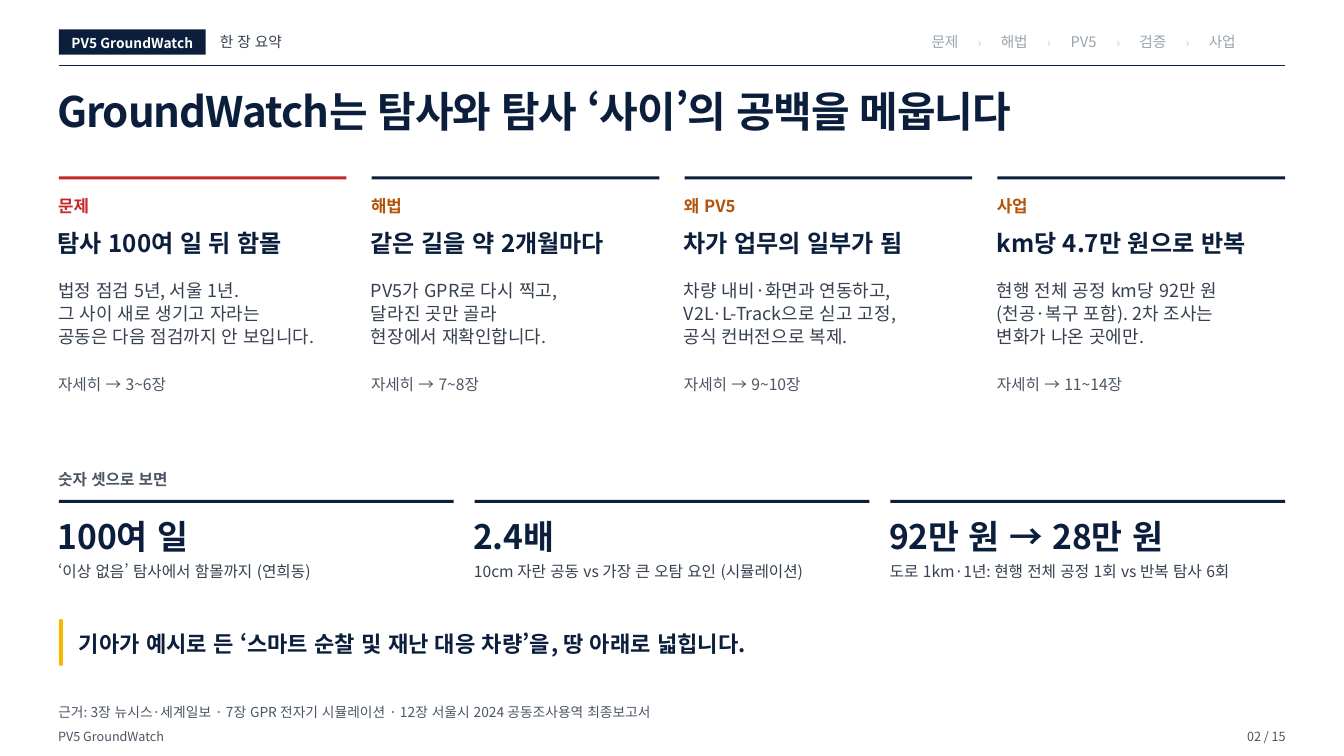
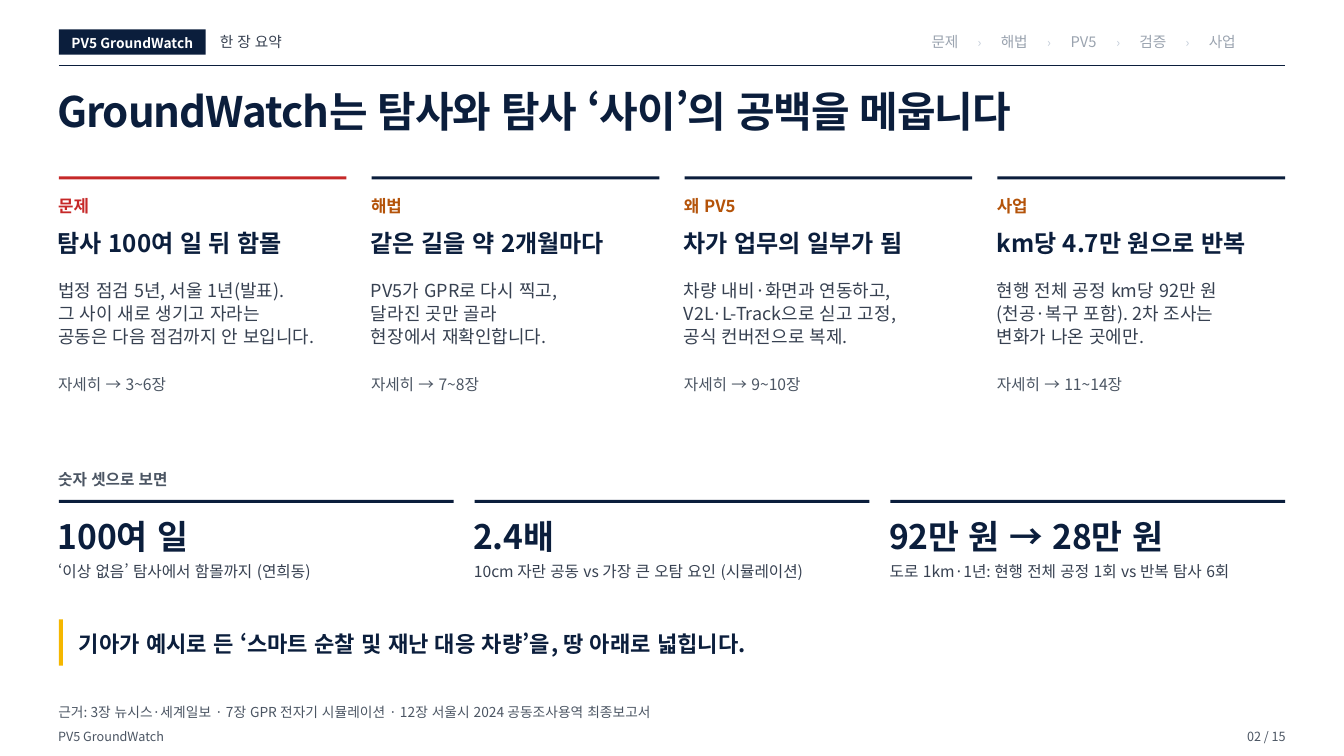
Before and after one commit to woojin-choe/pv5-hose-lab, a slide deck: slide 2 of ppt_all/PV5_GroundWatch_10_23.pptx. Drawn at 1344x756 pixels with LibreOffice and Linux fonts; fonts in the diff are those of the drawing. Boxes give left, top, right and bottom in pixels: in the first picture for what was removed or moved away, otherwise in the second. Text is boxed around its words. In the diff, an @@ line names an element or a change of style, - is before the commit and + after.

```diff
--- a/ppt_all/PV5_GroundWatch_10_23.pptx
+++ b/ppt_all/PV5_GroundWatch_10_23.pptx
@@ text at box(58, 282, 314, 345): text changed @@
-법정 점검 5년, 서울 1년.
-그 사이 새로 생기고 자라는
-공동은 다음 점검까지 안 보입니다.
+법정 점검 5년, 서울 1년(발표).
+그 사이 새로 생기고 자라는
+공동은 다음 점검까지 안 보입니다.
```
Also in this commit, not shown: 3 other slides changed, 7 other files.
